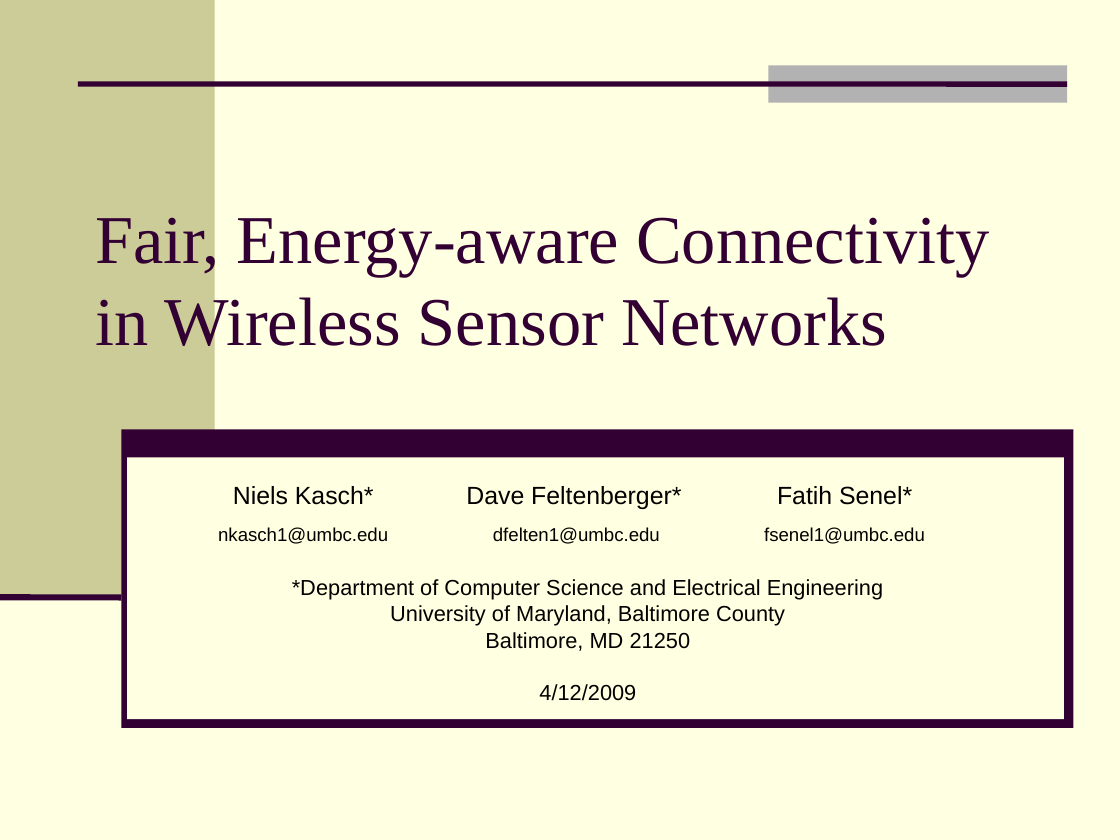
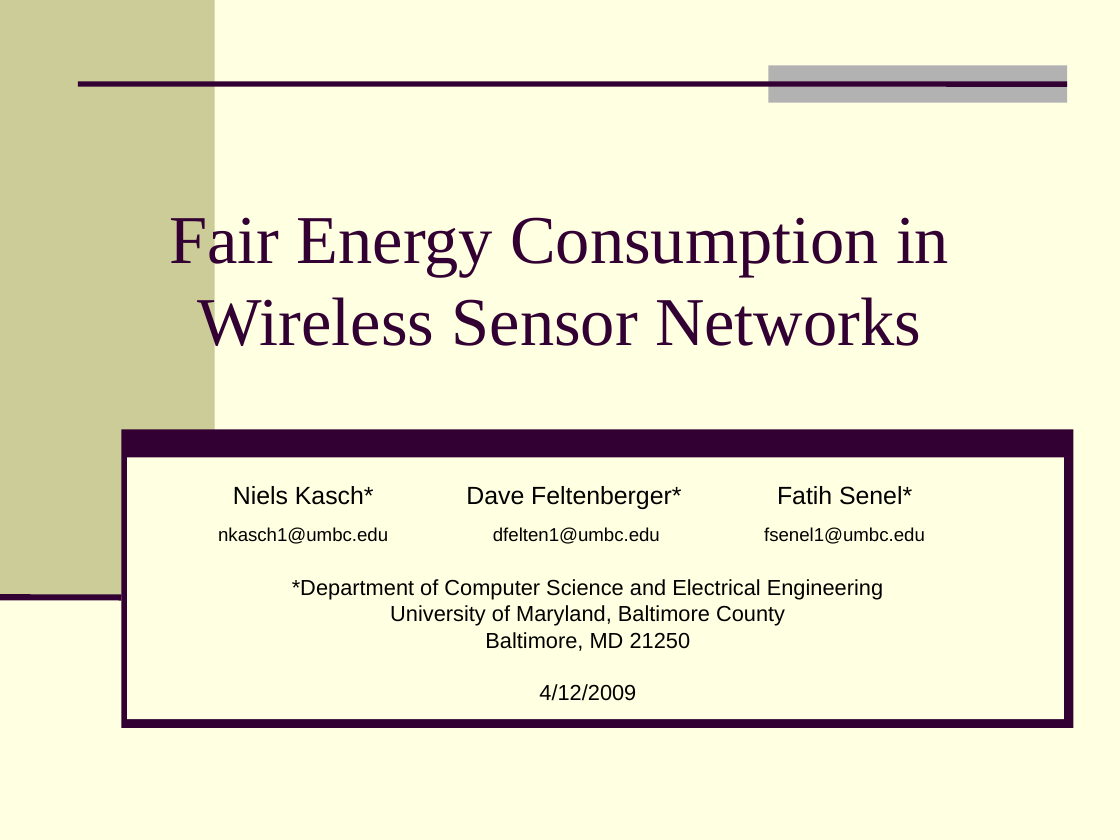
Before and after one commit to feltenberger/cmsc-641-fsmt, a slide deck: slide 1 of Paper/Presentation/Fair, Energy-aware Connectivity in Wireless Sensor Networks.ppt. Drawn at 1120x840 pixels with LibreOffice and Linux fonts; fonts in the diff are those of the drawing. Boxes give left, top, right and bottom in pixels: in the first picture for what was removed or moved away, otherwise in the second. Text is boxed around its words. In the diff, an @@ line names an element or a change of style, - is before the commit and + after.

```diff
--- a/Paper/Presentation/Fair, Energy-aware Connectivity in Wireless Sensor Networks.ppt
+++ b/Paper/Presentation/Fair, Energy-aware Connectivity in Wireless Sensor Networks.ppt
@@ title at (x1=170, y1=209, x2=949, y2=358): text changed @@
-Fair, Energy-aware Connectivity in Wireless Sensor Networks
+Fair Energy Consumption in Wireless Sensor Networks
```
Also in this commit, not shown: 3 other slides changed, 3 slides added, 1 slide removed.
